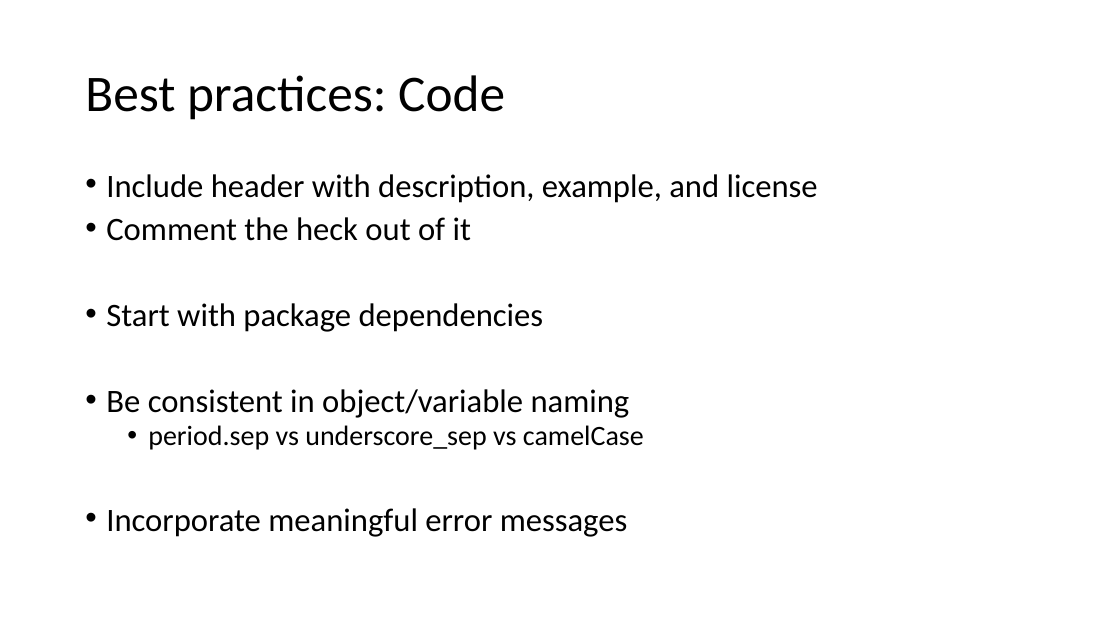
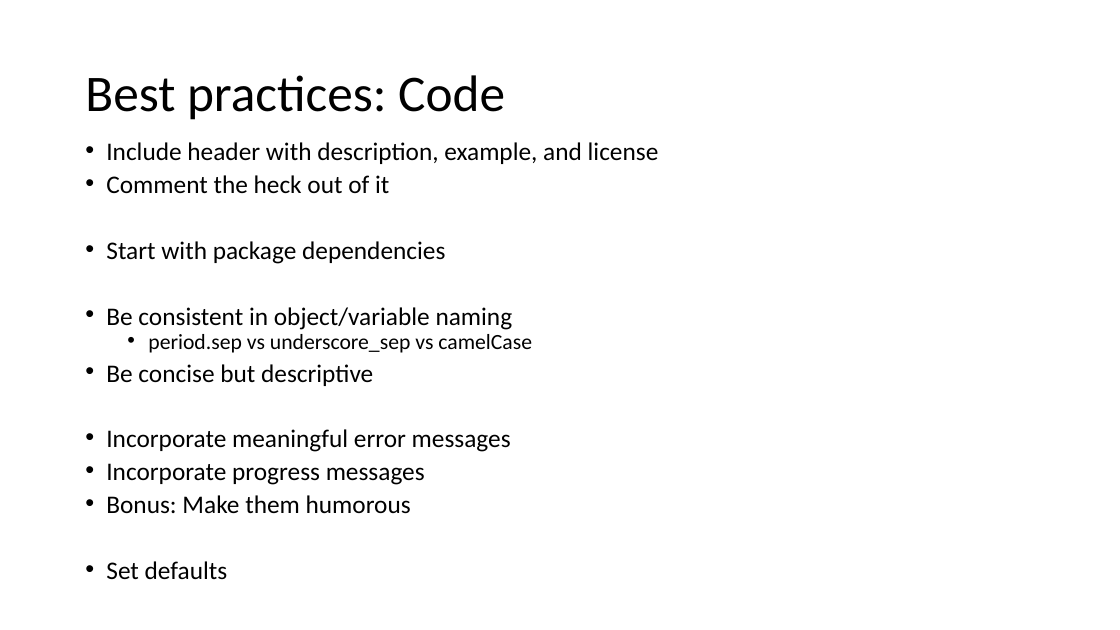
Before and after one commit to hawn-lab/workshops_UW_Seattle, a slide deck: slide 3 of 2020.06.30_R.functions/2020.06.30_R.function.best.practices.pptx. Drawn at 1120x630 pixels with LibreOffice and Linux fonts; fonts in the diff are those of the drawing. Boxes give left, top, right and bottom in pixels: in the first picture for what was removed or moved away, otherwise in the second. Text is boxed around its words. In the diff, an @@ line names an element or a change of style, - is before the commit and + after.

```diff
--- a/2020.06.30_R.functions/2020.06.30_R.function.best.practices.pptx
+++ b/2020.06.30_R.functions/2020.06.30_R.function.best.practices.pptx
@@ text "Include header with description, example, ...": place and size @@
-text "Include header with description, example, ..." at bbox=[106, 174, 818, 537]
+text "Include header with description, example, ..." at bbox=[106, 142, 659, 579]
@@ text at bbox=[106, 142, 659, 452]: size 28 to 21.7 pt in "Include header with description, example, and license", "Comment the heck out of it", "Start with package dependencies", "Be consistent in object/variable naming" and 1 more places; size 24 to 18.6 pt in "period.sep vs underscore_sep vs camelCase"; line spacing 0.8 to 0.7 @@
@@ text at bbox=[106, 364, 373, 386]: paragraph added @@
+• Be concise but descriptive
@@ text at bbox=[106, 463, 425, 579]: paragraphs added @@
+• Incorporate progress messages
+• Bonus: Make them humorous
+• Set defaults
```
Also in this commit, not shown: 2 other slides changed, 3 slides added.
